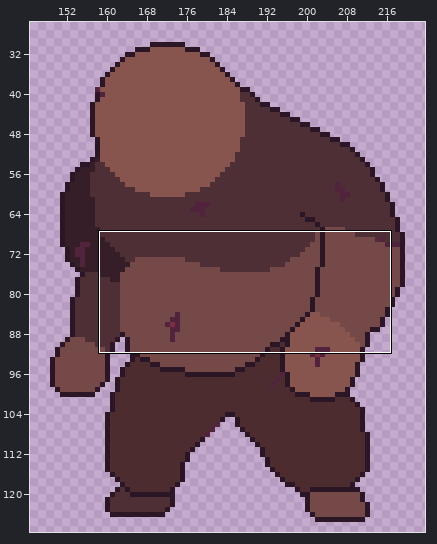
Edited in one commit: pixel-art file (Biogenesis_SNZA/Assets/Sprites/Enemies/Jabali/Jabalí.aseprite). The first picture is a wide view before the edit; the outline marks the close-up.
Close-up. As it was:
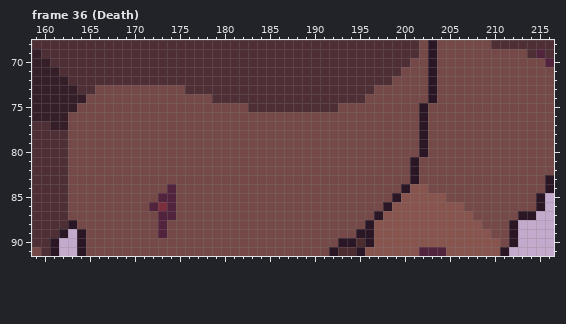
320x128 pixels, 46 frames. Colours within 5 levels of each other are drawn and written as one. Shown: frame 36 (Death): x 159..216, y 68..91. The wide view leaves out empty margins.
After:
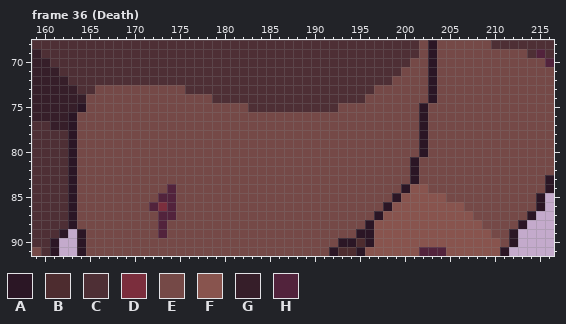
Palette (. is transparent): A #2b1625  B #4d2c2f  C #4e2f35  D #7b2e3d  E #754947  F #88544e  G #361e29  H #52233c
The edit:
{"where": "frame 36 (Death), layer \"Jabalí\""}
{"frame":36,"y":75,"x":164,"old":"E","new":"A"}
{"frame":36,"y":76,"x":163,"old":"E","new":"A"}
{"frame":36,"y":77,"x":163,"old":"E","new":"A"}
{"frame":36,"y":78,"x":163,"old":"E","new":"A"}
{"frame":36,"y":79,"x":163,"old":"E","new":"A"}
{"frame":36,"y":80,"x":163,"old":"E","new":"A"}
{"frame":36,"y":81,"x":163,"old":"E","new":"A"}
{"frame":36,"y":82,"x":163,"old":"E","new":"A"}
{"frame":36,"y":83,"x":163,"old":"E","new":"A"}
{"frame":36,"y":84,"x":163,"old":"E","new":"A"}
{"frame":36,"y":85,"x":163,"old":"E","new":"A"}
{"frame":36,"y":86,"x":163,"old":"E","new":"A"}
{"frame":36,"y":87,"x":163,"old":"E","new":"A"}
{"frame":36,"y":87,"x":213,"old":"A","new":"E"}
{"frame":36,"y":88,"x":212,"old":"A.","new":"EA"}
{"label":"changed","picture_box":[68,103,86,220]}
{"label":"changed","picture_box":[509,211,527,229]}
